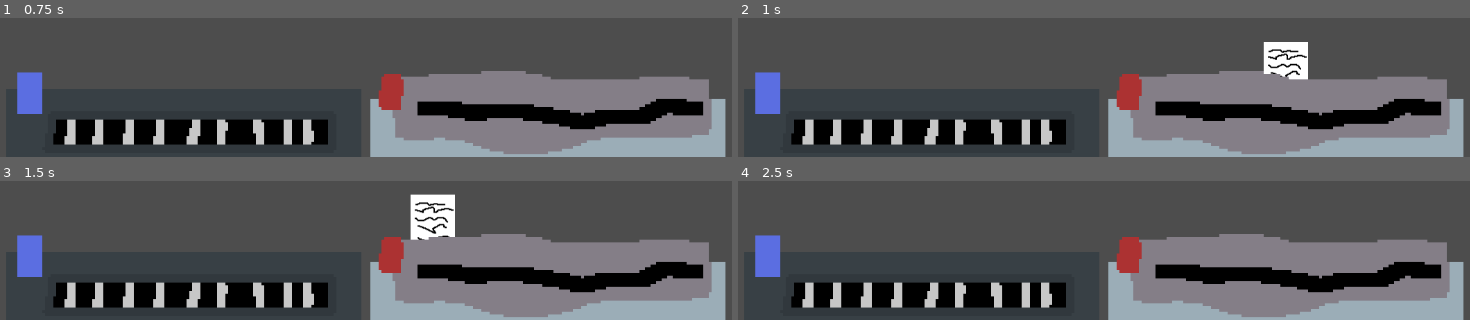
Above: before the commit, frames 1-4 (two rows, left to right).
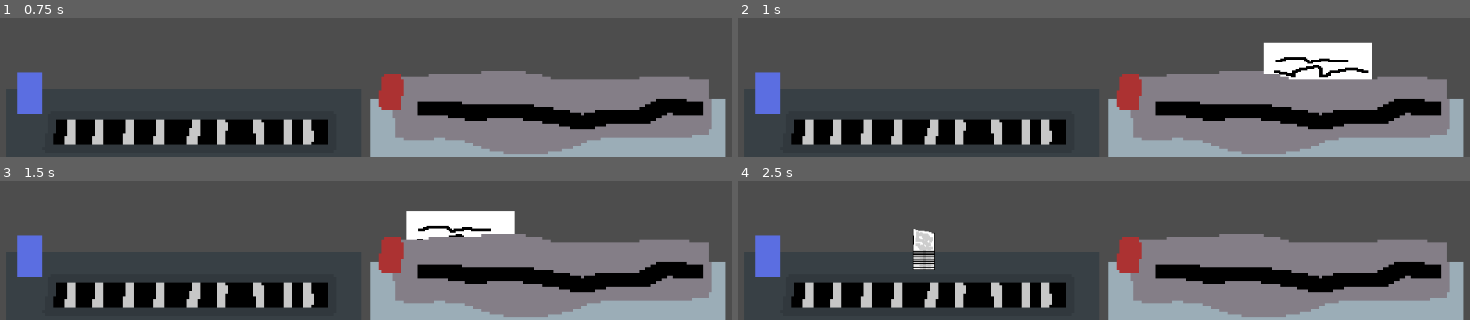
Above: after the commit, the same moments.

Repository: AdmiralOctavius/MailManagerProject
Game: Godot game, scene res://room.tscn
The game is run twice, just before and just after one commit, with the same random seed, the same clock (stepped at 60 frames per second) and the same inputs.
Inputs (mouse positions are in pixels of both pictures, inside the frame that each line leads up to):
- Up to frame 1 (0.75 s): tap Enter at 0.5 s; move the mouse to (outside the picture) at 0.52 s; press the mouse at (outside the picture) at 0.53 s
- Up to frame 2 (1 s): tap Space (Print) at 0.8 s
- Up to frame 3 (1.5 s): release the mouse at (outside the picture) at 1.25 s; drag from (549, 232) to (190, 301) at 1.27 s
- Up to frame 4 (2.5 s): tap Space (Print) at 2, 2.3 s; move the mouse to (outside the picture) at 2.02 s; press the mouse at (outside the picture) at 2.03 s

Frame 1 is identical in both runs. In frame 2, 3.0% of the frame differs, in the area x 71-87%, y 17-45%; in frame 3, 2.7%; in frame 4, 0.8%.
Error before the commit: Invalid access to property or key 'position' on a base object of type 'previously freed'. (res://printer.gd:42)
Error after the commit: Invalid access to property or key 'position' on a base object of type 'previously freed'. (res://printer.gd:43)

Commit message:
Updated Page dragging code, started work on particle systems

Diff:
--- a/page_template.tscn
+++ b/page_template.tscn
@@ -4,18 +4,32 @@
 [ext_resource type="Texture2D" uid="uid://1wnumqec4qtk" path="res://testletter.png" id="2_m7fwt"]
 
 [sub_resource type="RectangleShape2D" id="RectangleShape2D_88gup"]
-size = Vector2(64, 128)
+size = Vector2(156, 248)
 
-[node name="PageTemplate" type="Node2D"]
+[node name="CharacterBody2D" type="CharacterBody2D"]
+input_pickable = true
 script = ExtResource("1_dghux")
 
-[node name="Sprite2D" type="Sprite2D" parent="."]
+[node name="PageTemplate" type="Node2D" parent="."]
+
+[node name="Sprite2D" type="Sprite2D" parent="PageTemplate"]
+texture_filter = 1
+texture_repeat = 1
+position = Vector2(46, 60)
+scale = Vector2(2.4375, 1.92188)
 texture = ExtResource("2_m7fwt")
 
 [node name="PageShape" type="Area2D" parent="."]
 
-[node name="CollisionShape2D" type="CollisionShape2D" parent="PageShape"]
+[node name="DeleteZone" type="CollisionShape2D" parent="PageShape"]
+position = Vector2(46, 60)
 shape = SubResource("RectangleShape2D_88gup")
 
-[connection signal="mouse_entered" from="PageShape" to="." method="_on_window_mouse_entered"]
-[connection signal="mouse_exited" from="PageShape" to="." method="_on_window_mouse_exited"]
+[node name="CollisionShape2D" type="CollisionShape2D" parent="."]
+position = Vector2(46, 60)
+shape = SubResource("RectangleShape2D_88gup")
+
+[connection signal="dragsignal" from="." to="." method="_on_dragsignal"]
+[connection signal="input_event" from="." to="." method="_on_input_event"]
+[connection signal="mouse_entered" from="PageShape" to="PageTemplate" method="_on_window_mouse_entered"]
+[connection signal="mouse_exited" from="PageShape" to="PageTemplate" method="_on_window_mouse_exited"]
--- a/printer.gd
+++ b/printer.gd
@@ -25,6 +25,7 @@
 func printDocument(_spawn_scene := spawn_scene) -> void:
 	var page := _spawn_scene.instantiate() as Node2D
 	page.call("setShred",true)
+	page.call("isMovable",false)
 	scene_root.add_child(page)
 
 	page.global_position = printerStart.global_position
@@ -49,6 +50,7 @@
 			pagePrinting = false
 			printerSound.stop()
 			printerSoundEnd.play()
+			lastPage.call("isMovable",true)
 
 func set_destination(new_destination):
 	destination = new_destination.global_position
--- a/room.tscn
+++ b/room.tscn
@@ -1,6 +1,7 @@
-[gd_scene load_steps=11 format=3 uid="uid://dlx1v37kb8135"]
+[gd_scene load_steps=14 format=3 uid="uid://dlx1v37kb8135"]
 
 [ext_resource type="PackedScene" uid="uid://dhvniwesop6ir" path="res://page_template.tscn" id="1_88gup"]
+[ext_resource type="Script" uid="uid://ciev61vpun3r3" path="res://window.gd" id="1_mb7s7"]
 [ext_resource type="Script" uid="uid://4uba4teqpayp" path="res://printer.gd" id="2_4o3f6"]
 [ext_resource type="Texture2D" uid="uid://dskpuhwit1nob" path="res://PrinterDraft.png" id="2_bisa2"]
 [ext_resource type="AudioStream" uid="uid://dfq1q05bpwbwe" path="res://474235__skibkamusic__writing_print_4.wav" id="4_01y1d"]
@@ -9,11 +10,17 @@
 [ext_resource type="AudioStream" uid="uid://bscjtjo3u6ifg" path="res://712230__khwez__typewriter-ending-bell.mp3" id="5_42v8c"]
 [ext_resource type="Texture2D" uid="uid://b8vkwpsxh4gqg" path="res://ShredderDraftRear.png" id="5_x5k2b"]
 [ext_resource type="AudioStream" uid="uid://dvw2vmo7jjmlu" path="res://139089__mxsmanic__crosscut-paper-shredder.wav" id="9_42v8c"]
+[ext_resource type="Texture2D" uid="uid://d3ipcd3hxh4vd" path="res://paperpiece.png" id="11_xorjj"]
 
 [sub_resource type="RectangleShape2D" id="RectangleShape2D_8cv3p"]
 size = Vector2(400, 72)
 
+[sub_resource type="ParticleProcessMaterial" id="ParticleProcessMaterial_xwbdb"]
+particle_flag_disable_z = true
+gravity = Vector3(0, 98, 0)
+
 [node name="Room" type="Node2D"]
+script = ExtResource("1_mb7s7")
 
 [node name="Printer" type="Node2D" parent="." node_paths=PackedStringArray("scene_root", "printerEnd", "printerStart", "printerSound", "printerSoundEnd")]
 z_index = 2
@@ -41,10 +48,11 @@
 [node name="PrintDoneSound" type="AudioStreamPlayer" parent="Printer"]
 stream = ExtResource("5_42v8c")
 
-[node name="Shredder" type="Node2D" parent="." node_paths=PackedStringArray("shredderSound")]
+[node name="Shredder" type="Node2D" parent="." node_paths=PackedStringArray("shredderSound", "paperParticles")]
 position = Vector2(301, 648)
 script = ExtResource("4_x5k2b")
 shredderSound = NodePath("AudioStreamPlayer")
+paperParticles = NodePath("GPUParticles2D")
 
 [node name="PrinterFore" type="Sprite2D" parent="Shredder"]
 z_index = 2
@@ -63,4 +71,15 @@
 [node name="AudioStreamPlayer" type="AudioStreamPlayer" parent="Shredder"]
 stream = ExtResource("9_42v8c")
 
+[node name="GPUParticles2D" type="GPUParticles2D" parent="Shredder"]
+position = Vector2(3, -115)
+emitting = false
+amount = 16
+texture = ExtResource("11_xorjj")
+lifetime = 0.75
+one_shot = true
+preprocess = 0.25
+speed_scale = 0.5
+process_material = SubResource("ParticleProcessMaterial_xwbdb")
+
 [connection signal="area_entered" from="Shredder/ShredderEntrance" to="Shredder" method="_on_Document_Entered"]
--- a/shredder.gd
+++ b/shredder.gd
@@ -2,6 +2,7 @@
 
 var readyToShred : bool
 @export var shredderSound: AudioStreamPlayer
+@export var paperParticles: GPUParticles2D
 
 func _on_Document_Entered(area: Area2D) -> void:
 	#Testing
@@ -11,4 +12,5 @@
 	if(area.get_parent().readyToShred == true):
 		print_debug("Page is ready to Shred")
 		shredderSound.play()
+		paperParticles.emitting = true
 		area.get_parent().queue_free()
--- a/window.gd
+++ b/window.gd
@@ -4,9 +4,16 @@
 var mousePos : Vector2 = Vector2.ZERO
 var difference :Vector2
 @export var readyToShred : bool
+@export var movablePage : bool
+
+var dragging = false
+signal dragsignal;
 
 func setShred(shredTime: bool) -> void:
 	readyToShred = shredTime
+
+func isMovable(isMove: bool) -> void:
+	movablePage = isMove
 
 func _on_window_mouse_entered() -> void:
 	mouseOver = true
@@ -14,13 +21,34 @@
 func _on_window_mouse_exited() -> void:
 	mouseOver = false
 
+#func _ready():
+	#var dragsignal = Callable(self,"_set_ drag_pc")
+
+
 func _process(delta: float) -> void:
-	difference = mousePos - get_global_mouse_position()
+	#difference = mousePos - get_global_mouse_position()
 
 	#if Input.is_action_pressed("Click"):
 		#print_debug("Mouse click recieved")
 
-	if Input.is_action_pressed("Click") and mouseOver and difference != Vector2.ZERO:
-		global_position -= difference
+	#if Input.is_action_pressed("Click") and mouseOver and difference != Vector2.ZERO:
+	#	if(movablePage):
+	#		global_position -= difference
+	#mousePos = get_global_mouse_position()
+	if dragging:
+		var mousepos = get_global_mouse_position()
+		self.position = Vector2(mousepos.x, mousepos.y)
 
-	mousePos = get_global_mouse_position()
+func _on_input_event(viewport, event, shape_idx):
+	if event is InputEventMouseButton:
+		if Input.is_action_pressed("Click"):
+			emit_signal("dragsignal")
+		elif Input.is_action_just_released("Click"):
+			emit_signal("dragsignal")
+	elif event is InputEventScreenTouch:
+		if event.pressed and event.get_index() == 0:
+			self.position = event.get_position()
+
+
+func _on_dragsignal():
+	dragging =! dragging
Binary file added: paperpiece.png
Not shown, added: paperpiece.png.import
Not shown, added: paperpiece.pxo
